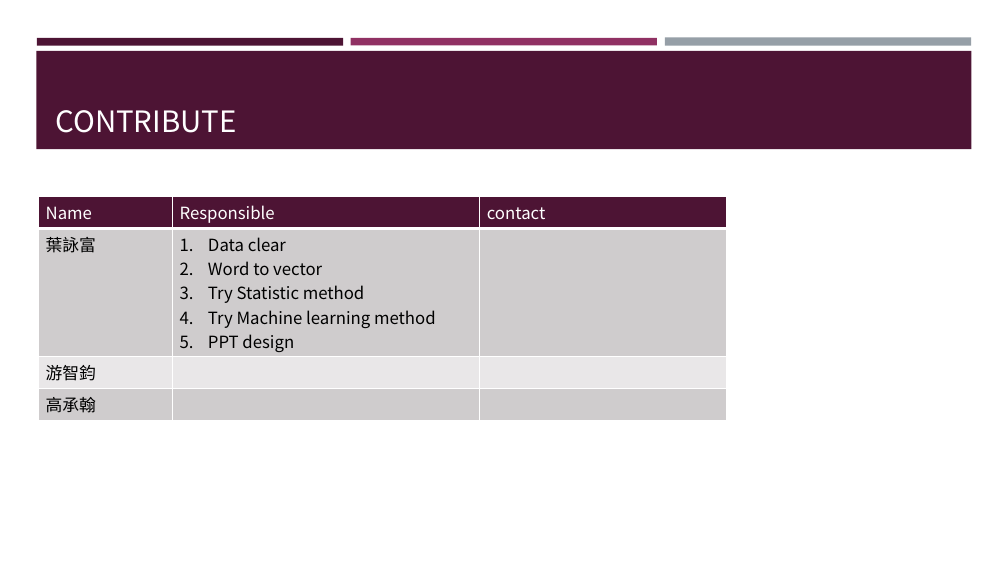
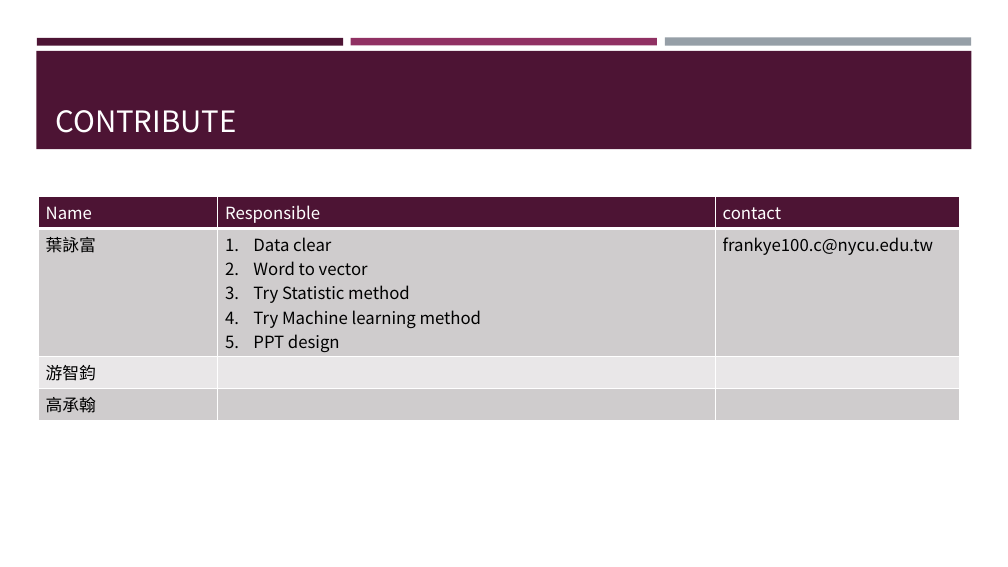
Before and after one commit to frankye1000/NYCU-DigitalMedicine, a slide deck: slide 25 of Case_Presentation_1/ppt/case1.pptx (slide 24 before the commit). Drawn at 1008x567 pixels with LibreOffice and Linux fonts; fonts in the diff are those of the drawing. Boxes give left, top, right and bottom in pixels: in the first picture for what was removed or moved away, otherwise in the second. Text is boxed around its words. In the diff, an @@ line names an element or a change of style, - is before the commit and + after.

```diff
--- a/Case_Presentation_1/ppt/case1.pptx
+++ b/Case_Presentation_1/ppt/case1.pptx
@@ table at (38, 197, 960, 417) @@
-row 2, column 3: 
+row 2, column 3: frankye100.c@nycu.edu.tw
@@ table: place and size @@
-table at (38, 197, 726, 417)
+table at (38, 197, 960, 417)
```
Also in this commit, not shown: 1 other slide changed, 1 slide added, 1 other file.
